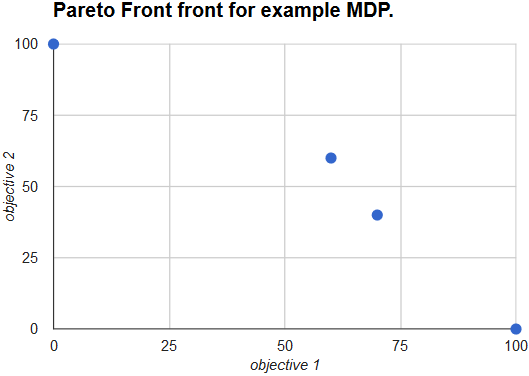
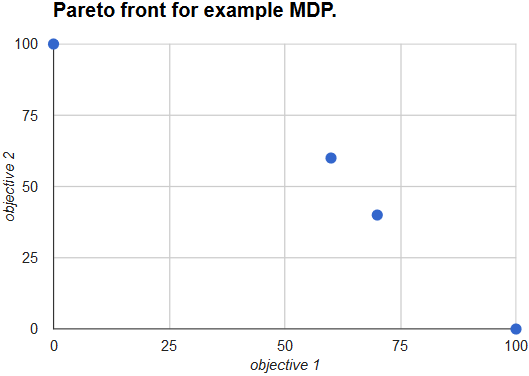
Revision of a layered 529x376 image; what changed, layer by layer:
added layer "Layer 2" above "Layer 1" over [120, 2, 341, 20]
painted on "Layer 1" over [120, 2, 393, 21]
